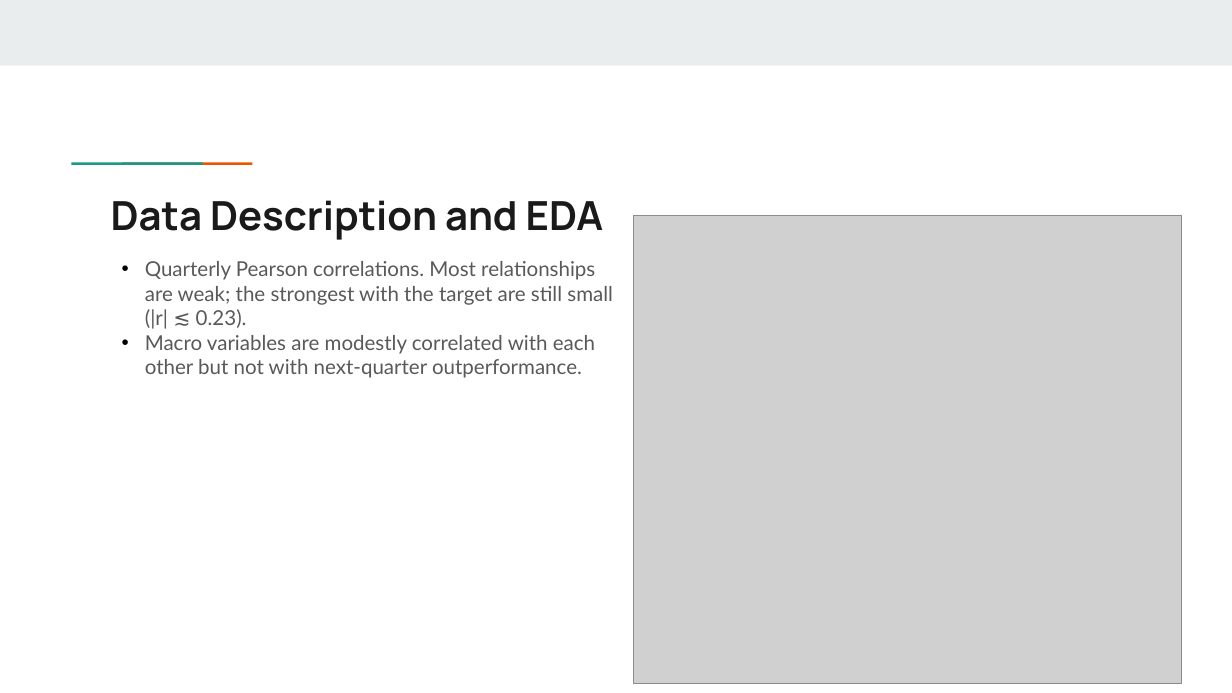
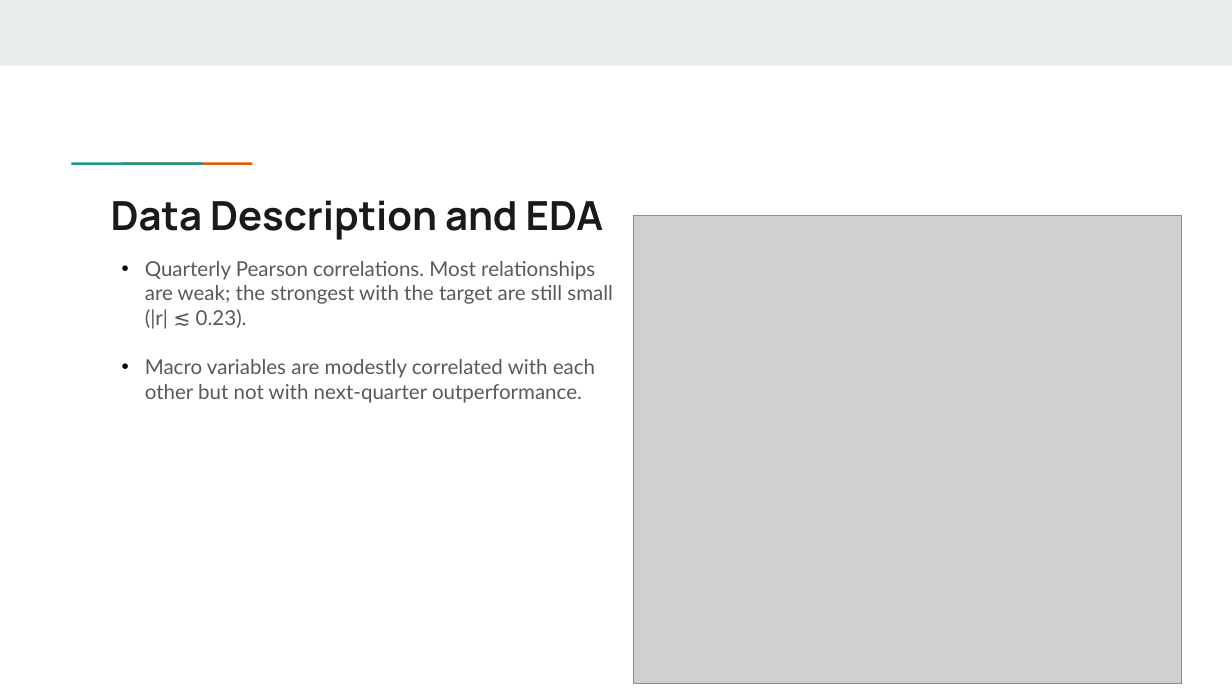
Before and after one commit to abpanic/marketpredict, a slide deck: slide 7 of Abpanick-Final Presentation.pptx. Drawn at 1232x693 pixels with LibreOffice and Linux fonts; fonts in the diff are those of the drawing; grey boxes stand for pictures. Boxes give left, top, right and bottom in pixels: in the first picture for what was removed or moved away, otherwise in the second. Text is boxed around its words. In the diff, an @@ line names an element or a change of style, - is before the commit and + after.

```diff
--- a/Abpanick-Final Presentation.pptx
+++ b/Abpanick-Final Presentation.pptx
@@ text "Quarterly Pearson correlations. Most relationships ..." rewrapped from [145,261,613,378] to [145,261,613,403] @@
```
Also in this commit, not shown: 10 other slides changed, 3 other files.
